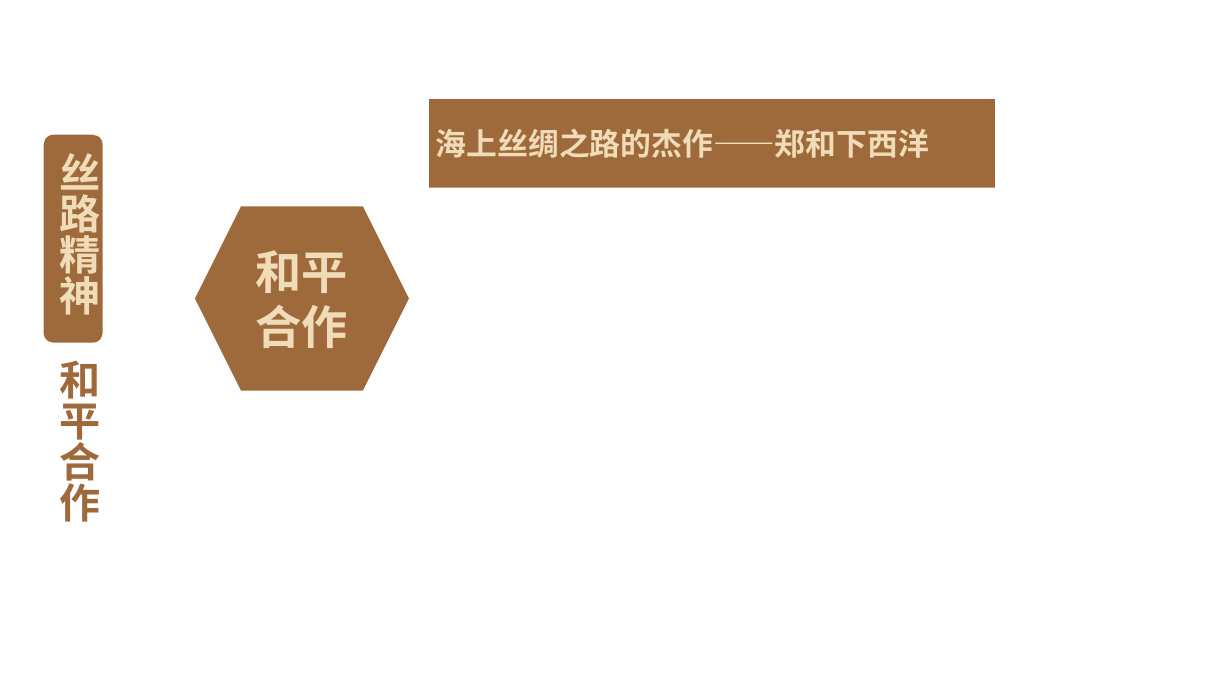
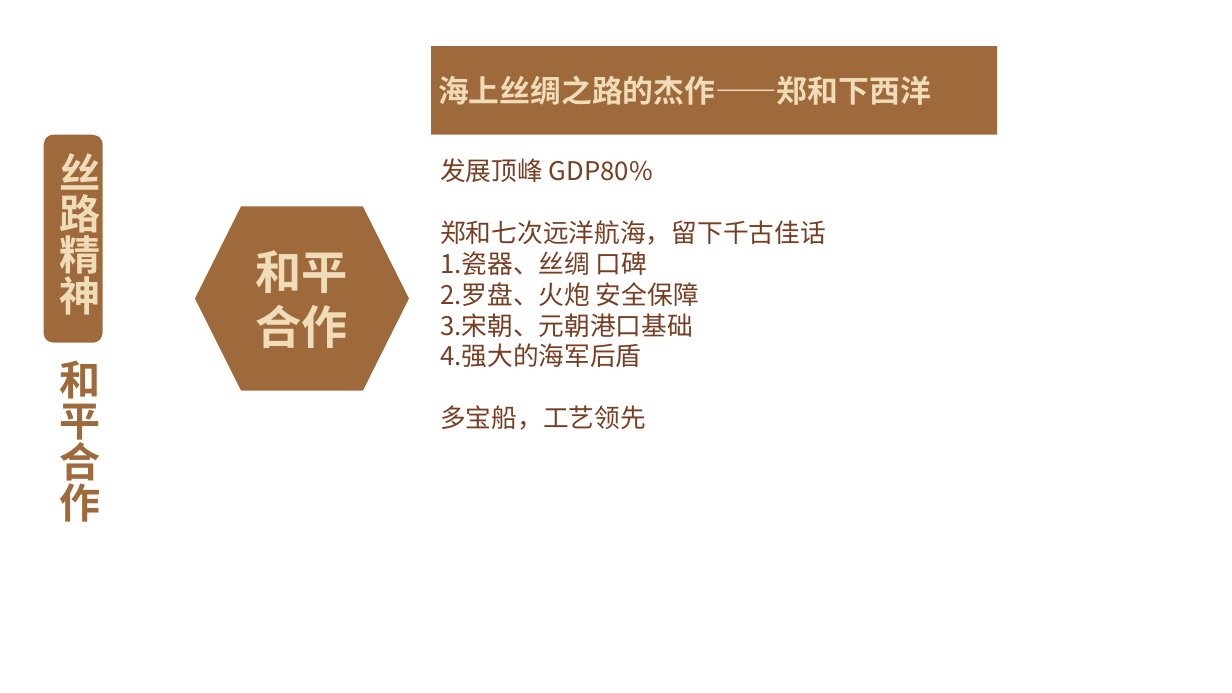
Before and after one commit to FredJiangFei/freetalk, a slide deck: slide 18 of 一带一路/一带一路 - 1.pptx (slide 24 before the commit). Drawn at 1232x693 pixels with LibreOffice and Linux fonts; fonts in the diff are those of the drawing; background and template pictures are left out. Boxes give left, top, right and bottom in pixels: in the first picture for what was removed or moved away, otherwise in the second. Text is boxed around its words. In the diff, an @@ line names an element or a change of style, - is before the commit and + after.

```diff
--- a/一带一路/一带一路 - 1.pptx
+++ b/一带一路/一带一路 - 1.pptx
@@ rectangle "海上丝绸之路的杰作——郑和下西洋": place and size @@
-rectangle "海上丝绸之路的杰作——郑和下西洋" at (429, 99, 994, 188)
+rectangle "海上丝绸之路的杰作——郑和下西洋" at (432, 46, 997, 135)
@@ text added at (440, 158, 826, 430), 20 pt, text #763E23 @@
+发展顶峰 GDP80%
+郑和七次远洋航海，留下千古佳话
+1.瓷器、丝绸 口碑
+2.罗盘、火炮 安全保障
+3.宋朝、元朝港口基础
+4.强大的海军后盾
+多宝船，工艺领先
```
Also in this commit, not shown: 11 other slides changed, 3 slides added, 11 slides removed, 1 other file.
